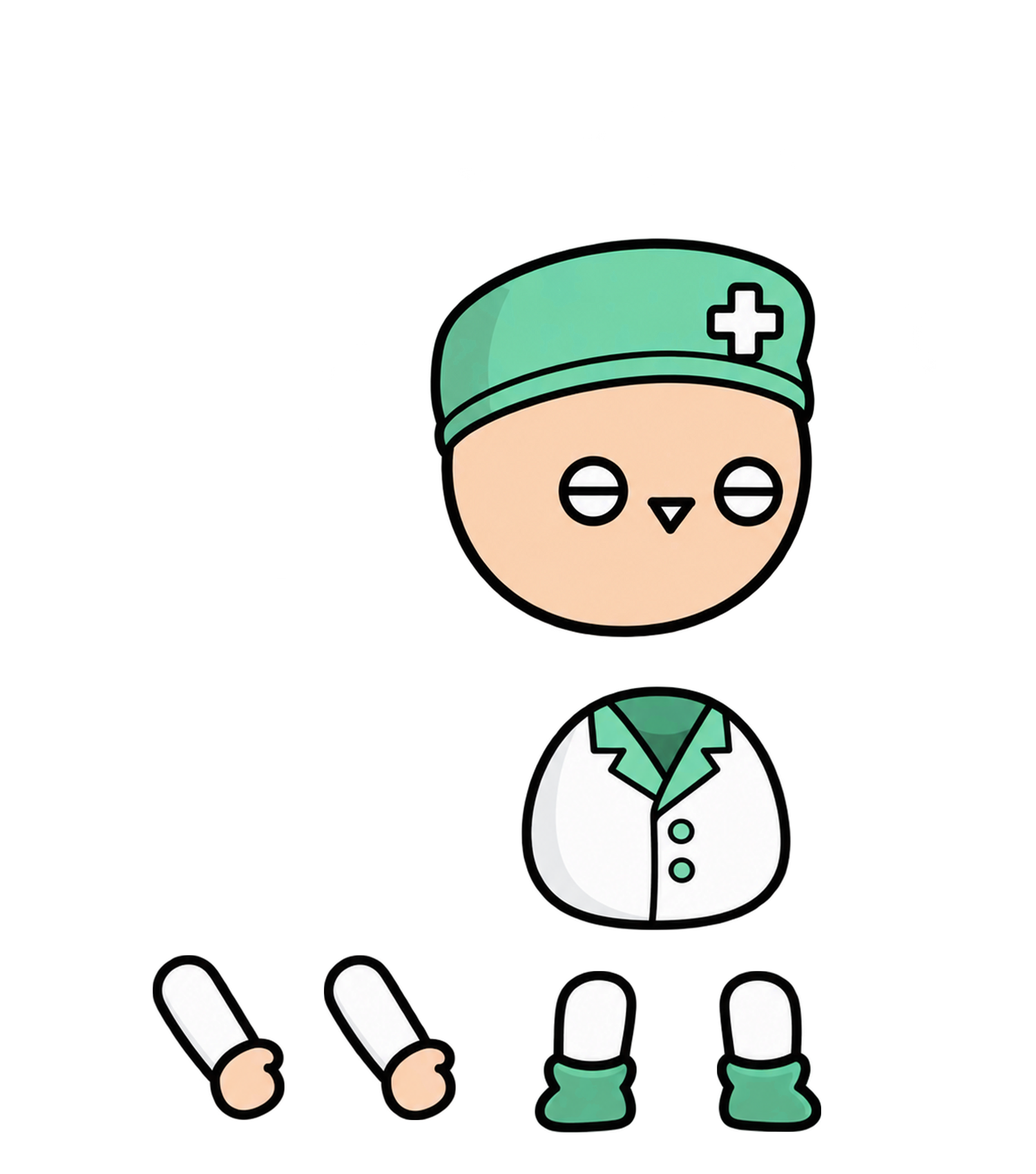
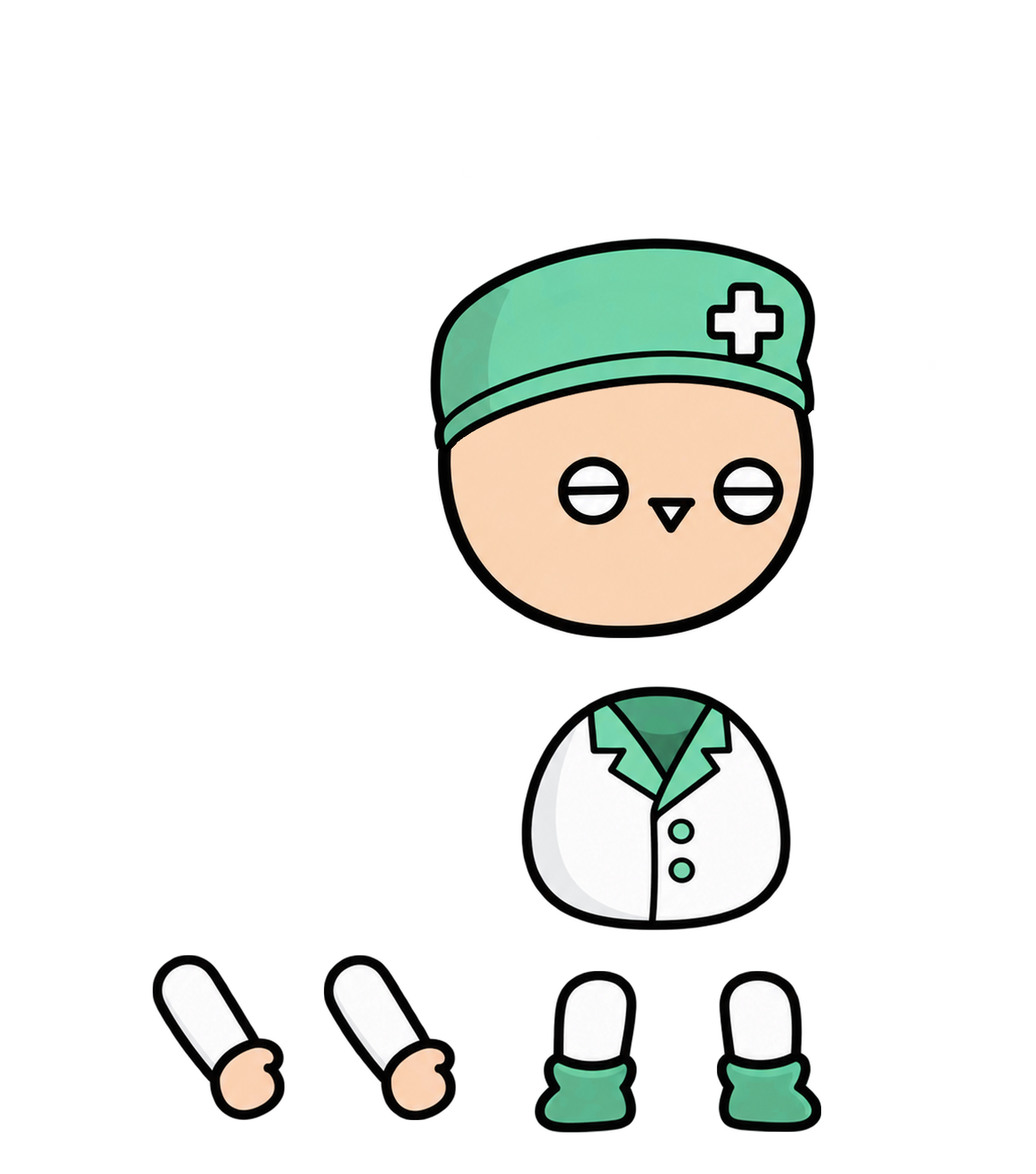
Layered file, before and after one edit (1036x1174). Changes by layer:
painted on "머리" over 436, 280, 814, 640
